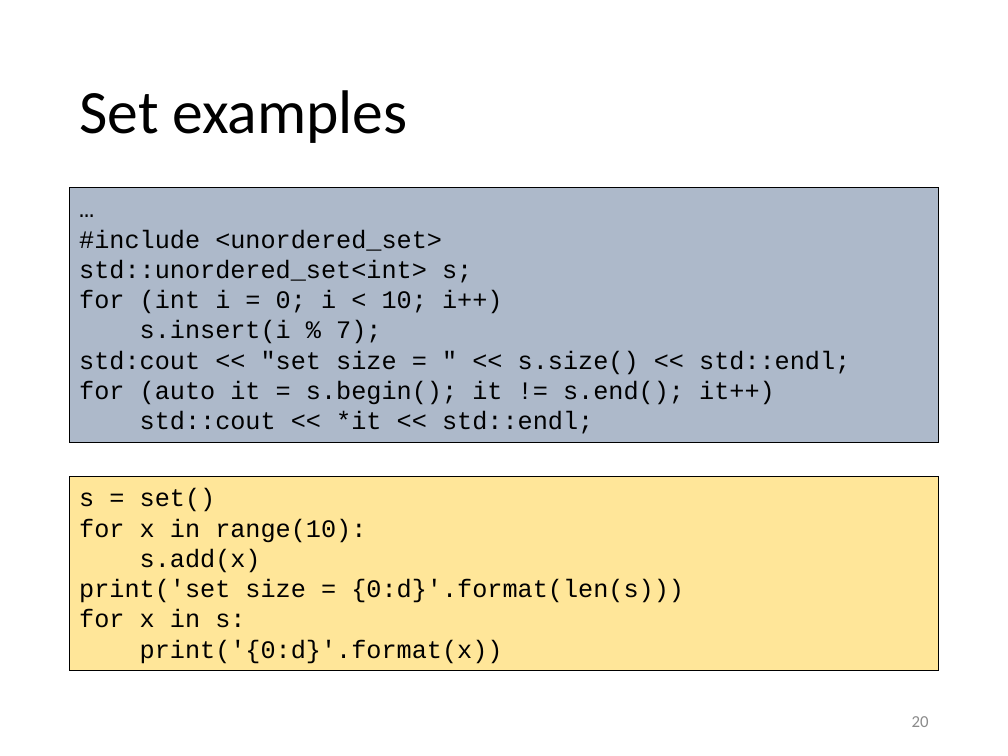
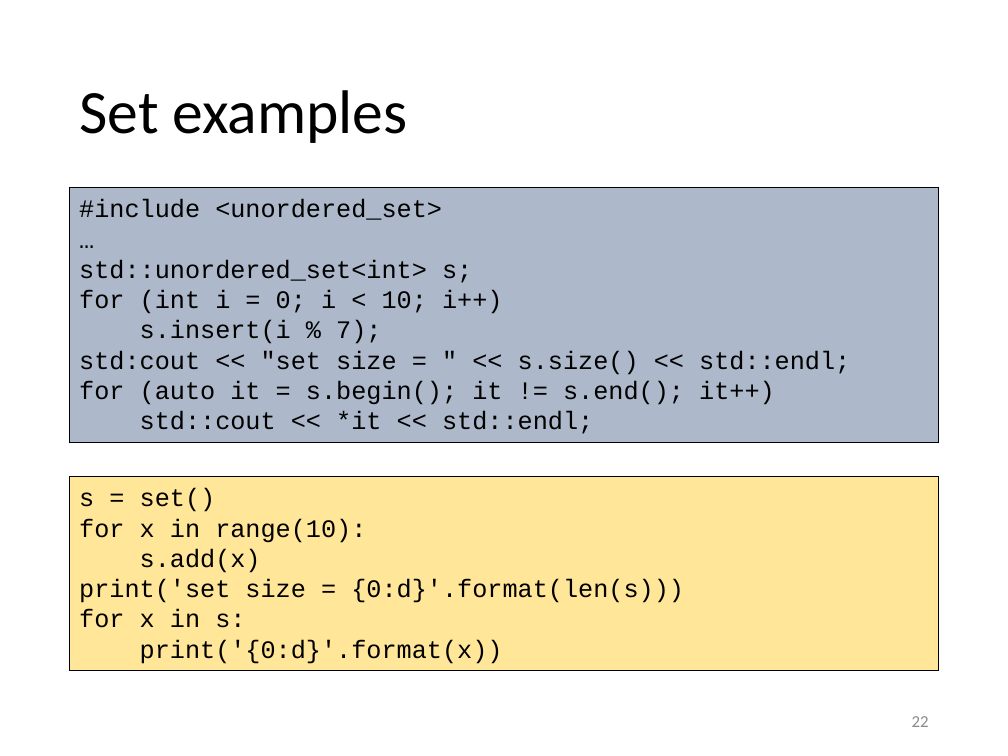
Before and after one commit to gjbex/training-material, a slide deck: slide 22 of DataStructures/data_structures.pptx (slide 20 before the commit). Drawn at 1008x756 pixels with LibreOffice and Linux fonts; fonts in the diff are those of the drawing. Boxes give left, top, right and bottom in pixels: in the first picture for what was removed or moved away, otherwise in the second. Text is boxed around its words. In the diff, an @@ line names an element or a change of style, - is before the commit and + after.

```diff
--- a/DataStructures/data_structures.pptx
+++ b/DataStructures/data_structures.pptx
@@ text in rectangle at bbox=[79, 199, 442, 220]: paragraph added @@
+#include <unordered_set>
@@ text in rectangle at bbox=[79, 229, 442, 251]: paragraph removed @@
-#include <unordered_set>
@@ page number at bbox=[912, 716, 929, 727]: text changed @@
-20
+22
```
Also in this commit, not shown: 4 other slides changed, 3 slides added.
